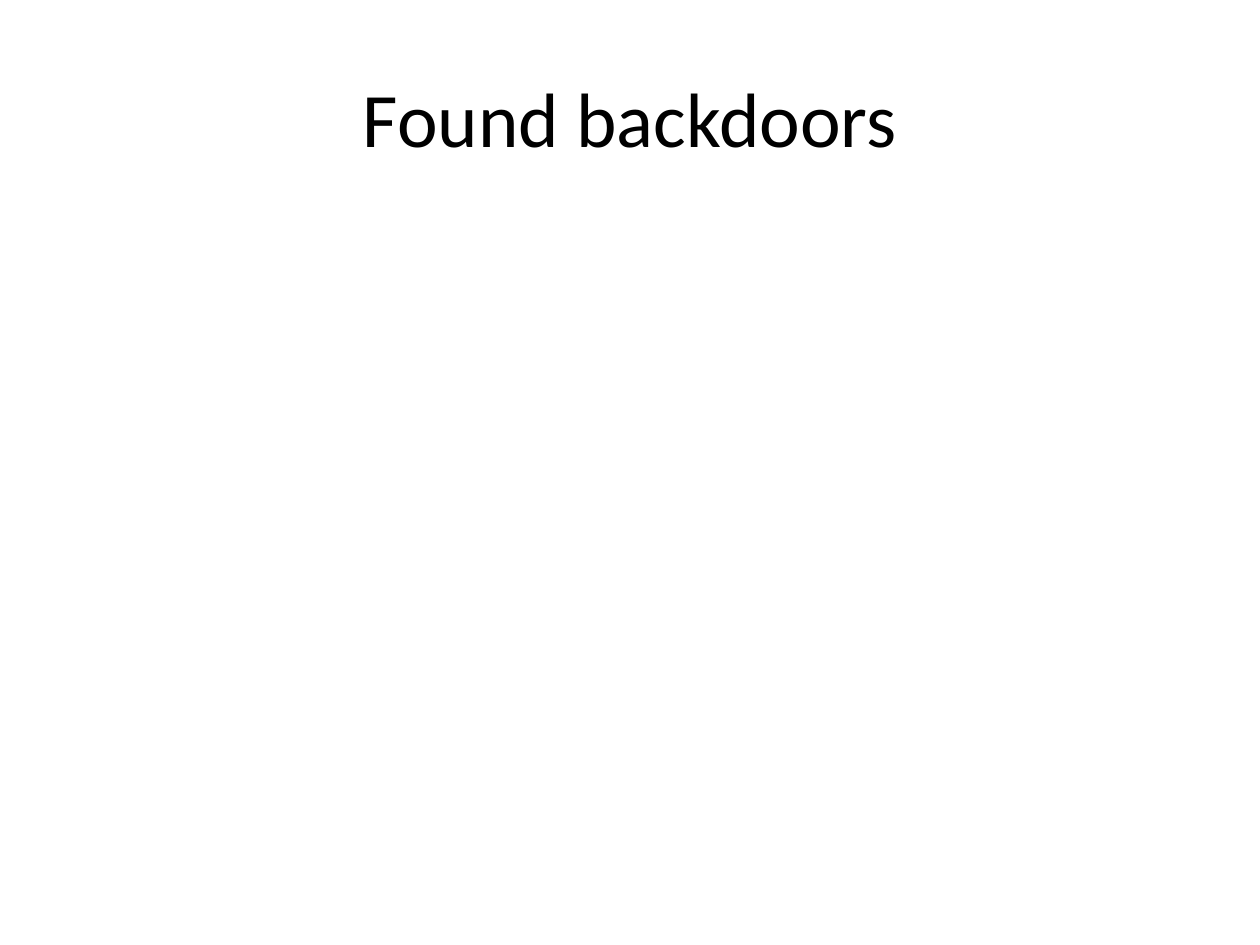
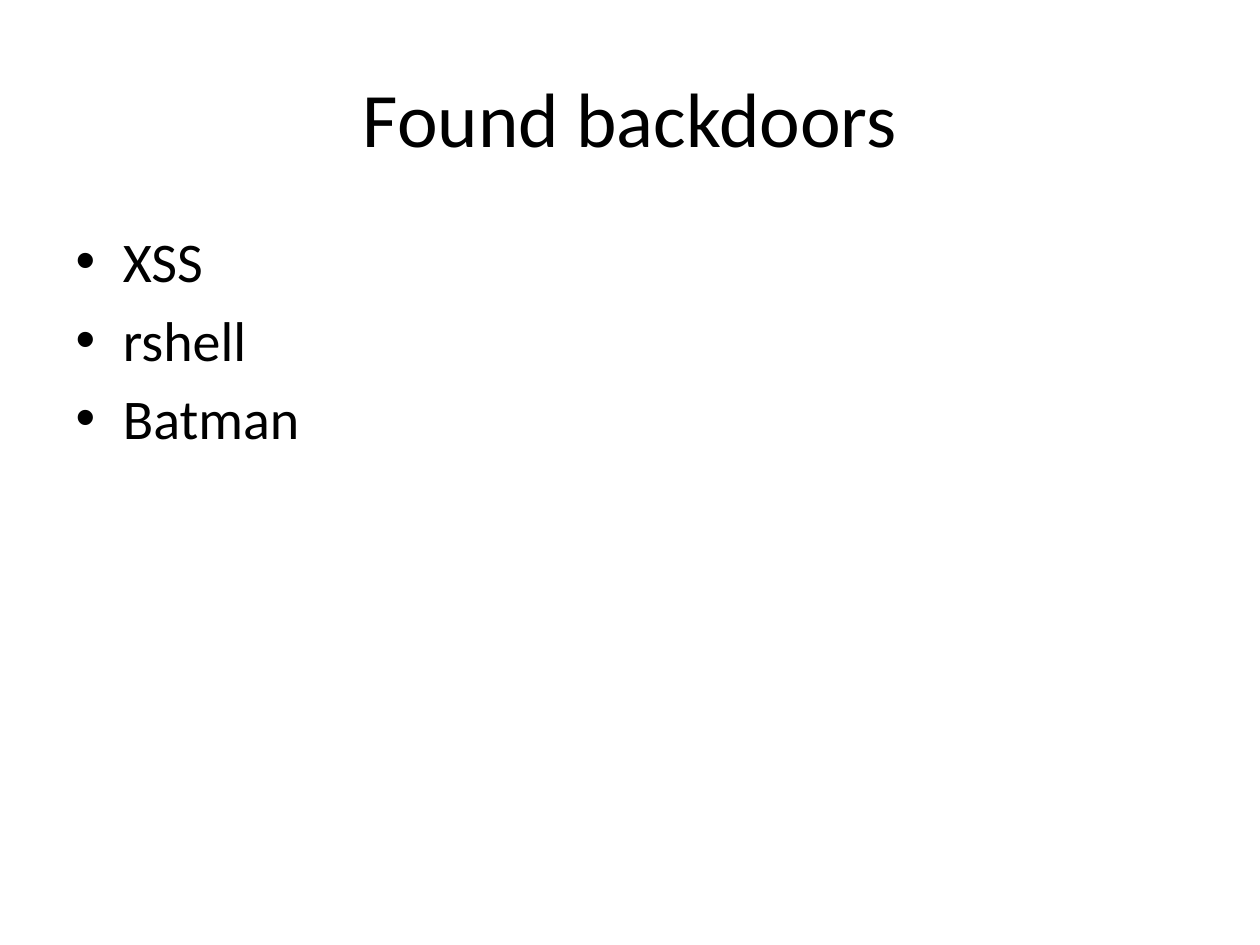
Before and after one commit to KarlKode/AppliedLabProject, a slide deck: slide 11 of presentation/Präsentation1.pptx (slide 12 before the commit). Drawn at 1260x945 pixels with LibreOffice and Linux fonts; fonts in the diff are those of the drawing. Boxes give left, top, right and bottom in pixels: in the first picture for what was removed or moved away, otherwise in the second. Text is boxed around its words. In the diff, an @@ line names an element or a change of style, - is before the commit and + after.

```diff
--- a/presentation/Präsentation1.pptx
+++ b/presentation/Präsentation1.pptx
@@ text added at [123,245,299,440], 32 pt, text #000000 @@
+• XSS
+• rshell
+• Batman
```
Also in this commit, not shown: 2 slides removed.
